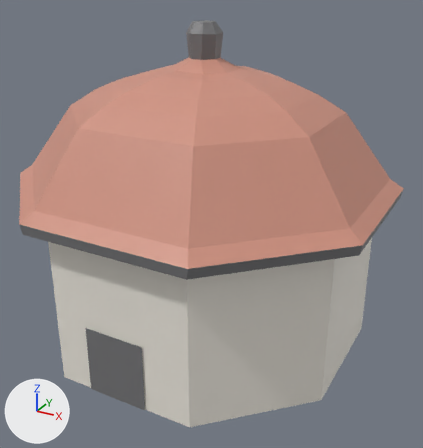
The glTF model docs/univers/archipeo/batiments/modeles/6e-batiment-nid-de-coco/loin.glb: old version first, new version second.
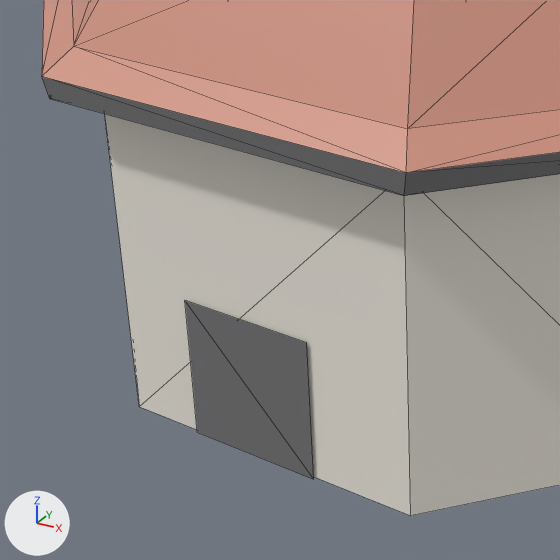
There are two pictures of each version: one whole from a 50 mm lens placed at (0.765, -1.336, 1.002), pointed at (0.039, -0.016, 0.342), one close up on the part from 0% to 61% of the width and 42% to 100% of the height. The lights are fixed; the arrows at lower left show +X, +Y and +Z. The last two pictures show the newer version. The close-ups show mesh edges as thin lines. Vertices at exactly the same position are counted once.

Names of what the first close-up shows: 'loin'.
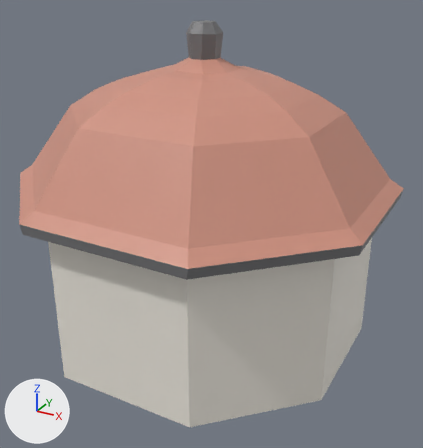
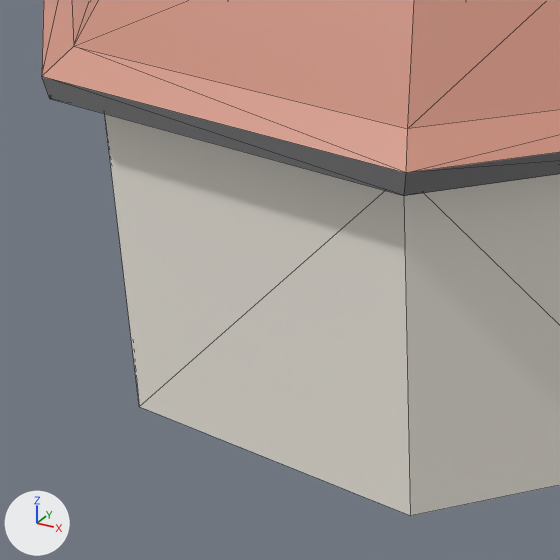
What differs and where, as boxes (x1, y1, x2, y2) in the close-ups (560 x 560 px):
part 1 of me_loin, deleted
    before: (185, 301, 314, 479)

What changed in the scene script:
```text
Change me_loin:
    used by ob_loin; location = (0.0, 0.0, 0.0)
    remove me_loin.from_pydata(...)  # 108 vertices, 200 faces; spans x -0.498..0.503, y -0.46..0.485, z 0.0..0.876
    add me_loin.from_pydata(...)  # 104 vertices, 198 faces; spans x -0.498..0.503, y -0.46..0.485, z 0.0..0.876
    me_loin part 1: the loose piece of 4 vertices spanning x -0.097..0.072, y -0.415..-0.414, z 0.0..0.186 is deleted
```
